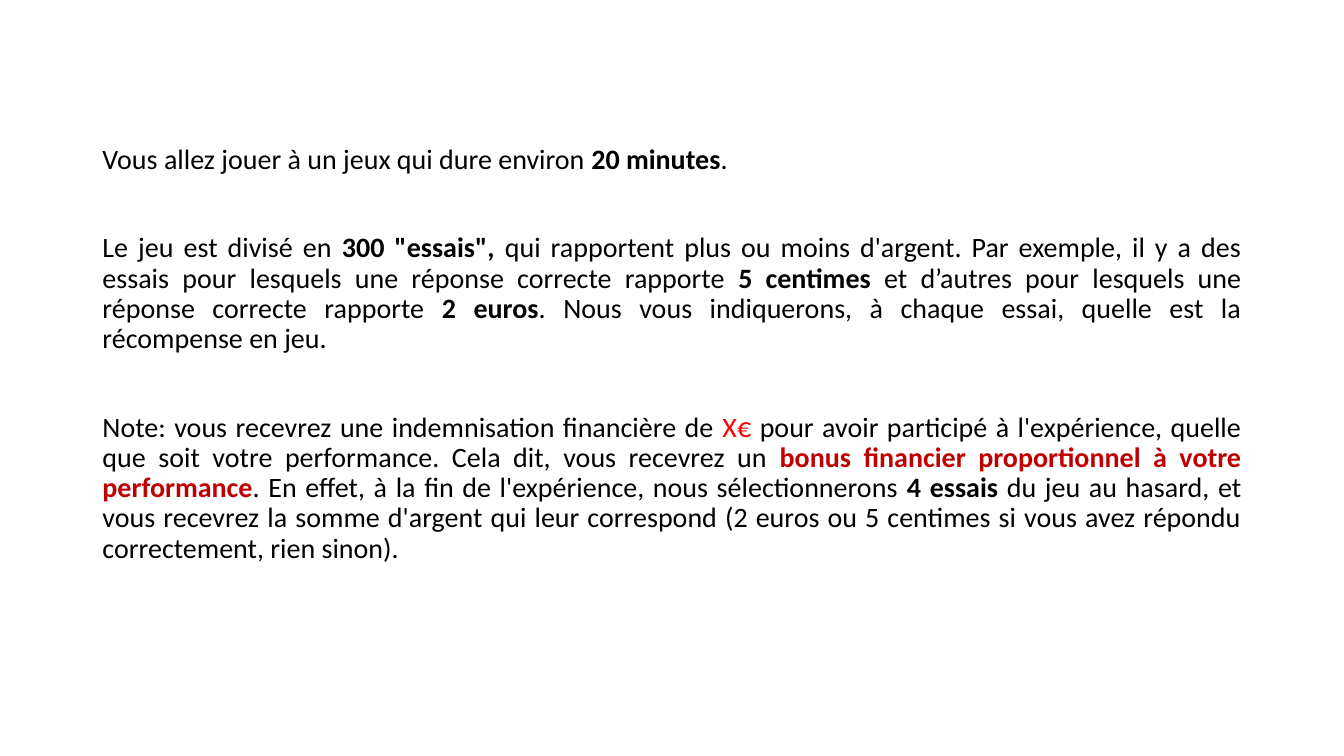
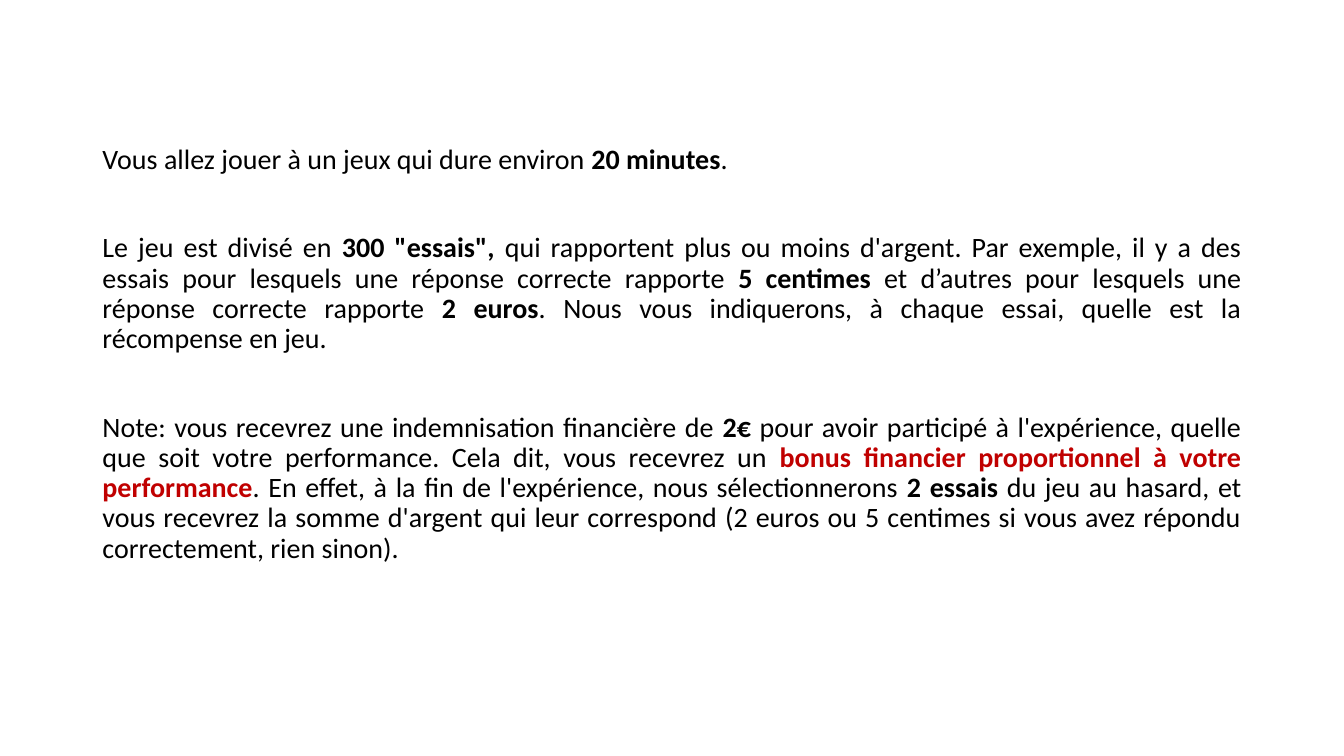
Before and after one commit to MBB-team/Online_Testing, a slide deck: slide 2 of src/Emotion_Regulation_JS/instructions/instructionsDiapo.pptx. Drawn at 1344x756 pixels with LibreOffice and Linux fonts; fonts in the diff are those of the drawing. Boxes give left, top, right and bottom in pixels: in the first picture for what was removed or moved away, otherwise in the second. Text is boxed around its words. In the diff, an @@ line names an element or a change of style, - is before the commit and + after.

```diff
--- a/src/Emotion_Regulation_JS/instructions/instructionsDiapo.pptx
+++ b/src/Emotion_Regulation_JS/instructions/instructionsDiapo.pptx
@@ text at box(102, 417, 1241, 562): text changed @@
-Note: vous recevrez une indemnisation financière de X€ pour avoir participé à l'expérience, quelle que soit votre performance. Cela dit, vous recevrez un bonus financier proportionnel à votre performance. En effet, à la fin de l'expérience, nous sélectionnerons 4 essais du jeu au hasard, et vous recevrez la somme d'argent qui leur correspond (2 euros ou 5 centimes si vous avez répondu correctement, rien sinon).
+Note: vous recevrez une indemnisation financière de 2€ pour avoir participé à l'expérience, quelle que soit votre performance. Cela dit, vous recevrez un bonus financier proportionnel à votre performance. En effet, à la fin de l'expérience, nous sélectionnerons 2 essais du jeu au hasard, et vous recevrez la somme d'argent qui leur correspond (2 euros ou 5 centimes si vous avez répondu correctement, rien sinon).
```
Also in this commit, not shown: 1 other file.
